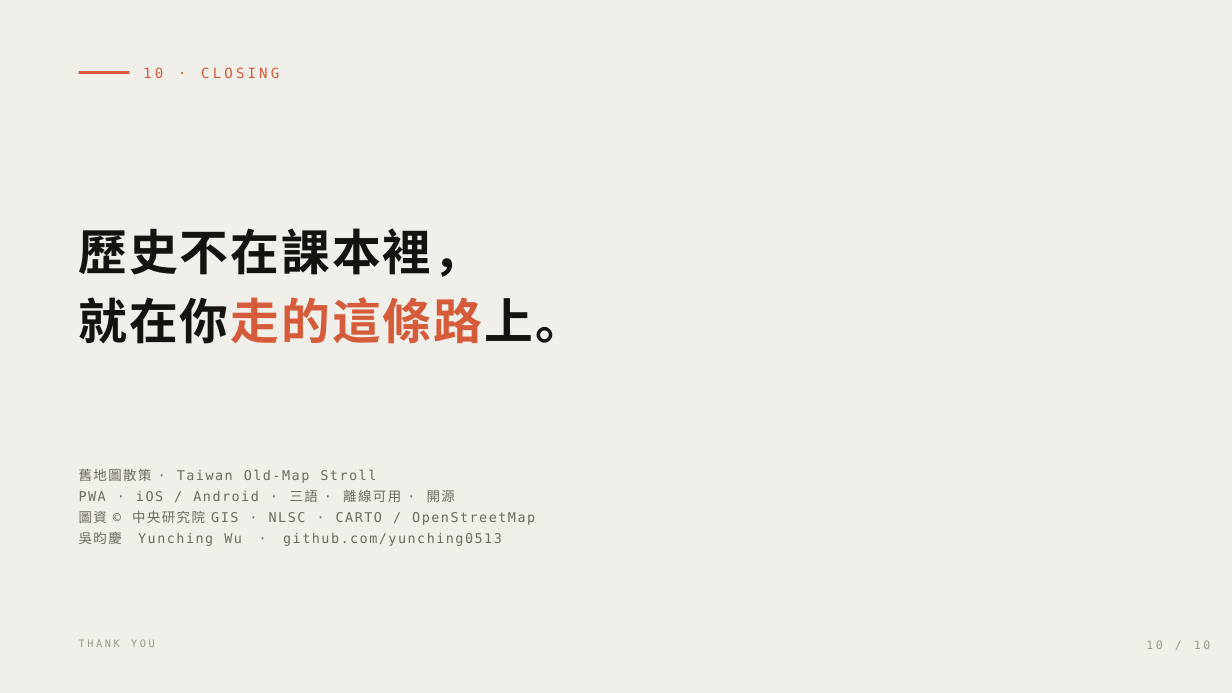
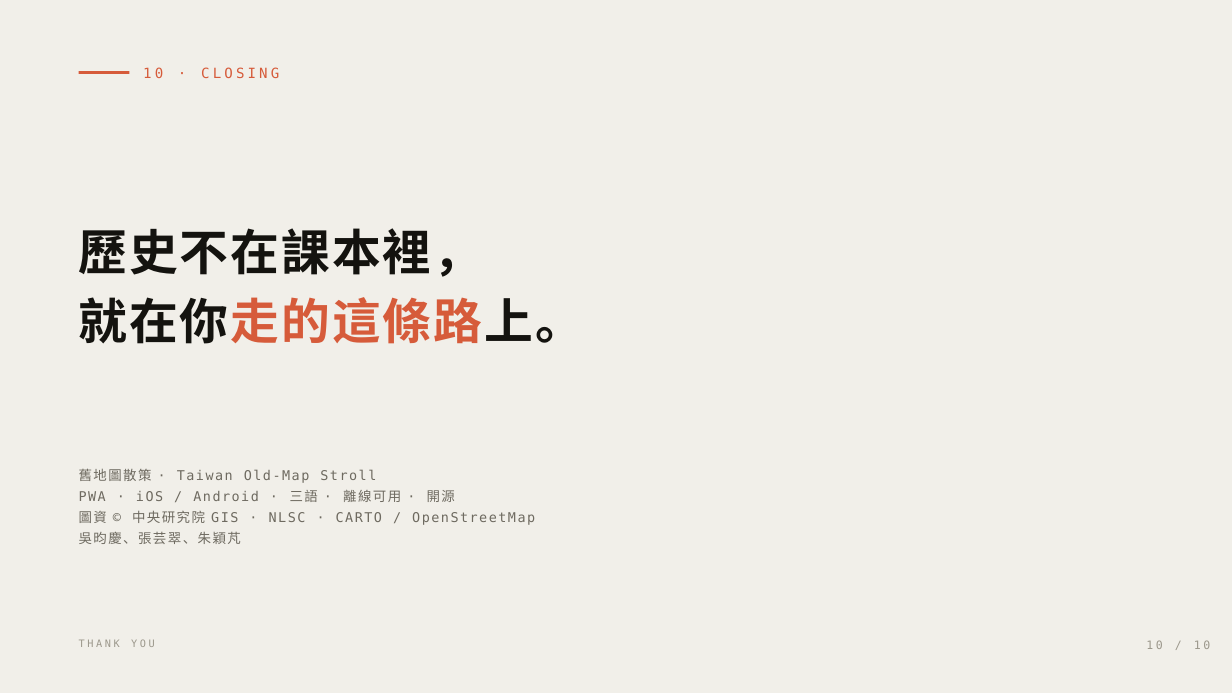
Before and after one commit to yunching0513/taiwan-historical-maps, a slide deck: slide 10 of 舊地圖散策_專案簡報.pptx. Drawn at 1232x693 pixels with LibreOffice and Linux fonts; fonts in the diff are those of the drawing. Boxes give left, top, right and bottom in pixels: in the first picture for what was removed or moved away, otherwise in the second. Text is boxed around its words. In the diff, an @@ line names an element or a change of style, - is before the commit and + after.

```diff
--- a/舊地圖散策_專案簡報.pptx
+++ b/舊地圖散策_專案簡報.pptx
@@ text at box(79, 532, 241, 544): text changed @@
-吳昀慶 Yunching Wu · github.com/yunching0513
+吳昀慶、張芸翠、朱穎芃
```
Also in this commit, not shown: 1 other slide changed, 2 other files.
